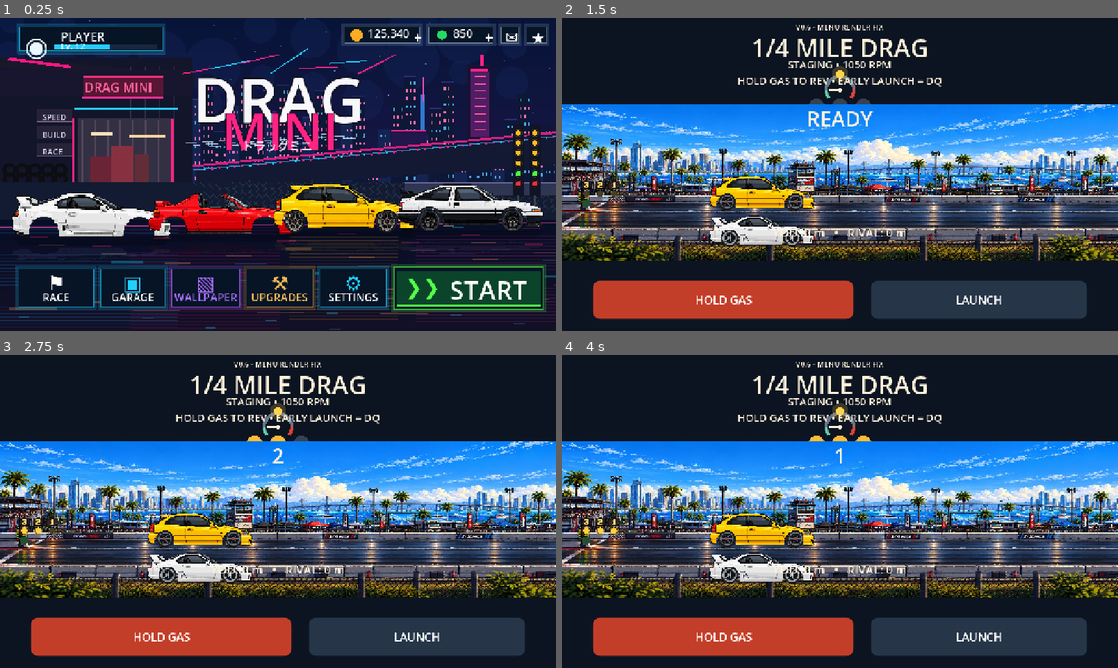
Above: before the commit, frames 1-4 (two rows, left to right).
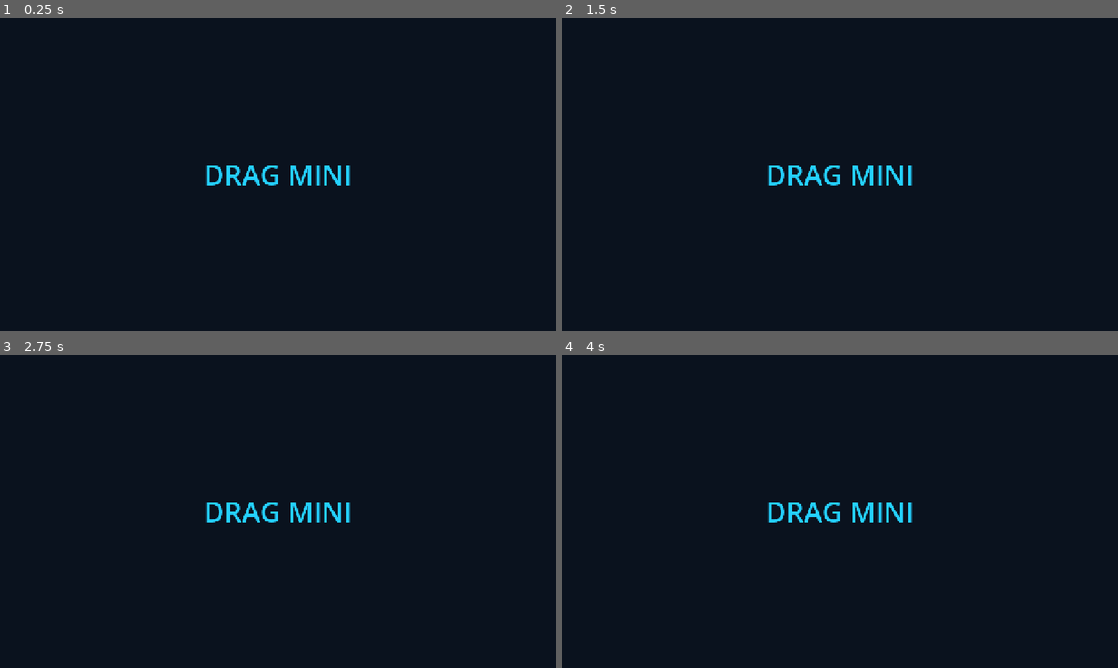
Above: after the commit, the same moments.

Repository: 1993velezpadilla-source/Drag-mini
Game: Godot game, scene res://scenes/main.tscn
Same seed, same stepped clock (60 frames per second), same inputs: the game is played once before the commit and once after it.
Inputs (mouse positions are in pixels of both pictures, inside the frame that each line leads up to):
- Up to frame 1 (0.25 s): no input
- Up to frame 2 (1.5 s): click (1029, 287) at 0.52 s; tap Enter at 1.25 s; move the mouse to (962, 158) at 1.27 s; click (962, 158) at 1.42 s
- Up to frame 3 (2.75 s): tap Space at 2 s; drag from (166, 527) to (250, 574) at 2.02 s
- Up to frame 4 (4 s): tap Enter at 2.75 s; move the mouse to (895, 442) at 2.77 s; click (895, 442) at 2.92 s; tap Space at 3.5 s; drag from (812, 574) to (673, 464) at 3.52 s

The runs differ from the first frame. In frame 1, 57% of the frame differs, in the area x 0-100%, y 0-100%; in frame 2, 57%; in frame 3, 57%; in frame 4, 57%.
Error after the commit: Parse Error: Too many arguments for "_enter_wallpaper_mode()" call. Expected at most 0 but received 1. (res://scripts/main.gd:259)

Commit message:
feat: wire six independent portrait menus, career upgrades settings and persistence

Diff:
--- a/scripts/main.gd
+++ b/scripts/main.gd
@@ -1,9 +1,10 @@
 extends Control
 ## DRAG MINI v0.1: local offline race. Values are arcade balancing, not specs.
 const QUARTER_MILE_M := 402.336
+const Progression = preload("res://scripts/progression.gd")
 const WheelLayers = preload("res://scripts/wheel_layers.gd")
-const OfficialMenu = preload("res://scripts/native_main_menu.gd")
-const OfficialTrack = preload("res://scripts/official_track.gd")
+const PortraitShell = preload("res://scripts/portrait_shell.gd")
+const ProceduralTrack = preload("res://scripts/procedural_track.gd")
 # Menu background and controls are built by native_main_menu.gd.
 # The old composite menu image is deliberately NOT loaded at runtime.
 const CAR_PATHS := [
@@ -33,7 +34,14 @@
 var shift_feedback_until := 0.0
 var shift_feedback := ""
 var shift_feedback_label: Label
-var track_image: Texture2D
+var progress: RefCounted
+var race_distance_m := QUARTER_MILE_M
+var career_race := false
+var race_paid := false
+var nitrous_button: Button
+var notice := ""
+var wallpaper_touch_down := Vector2.ZERO
+var wallpaper_boost := 0.0
 var menu_overlay: Control
 var throttle_held := false
 var gas_finger := -1
@@ -62,7 +70,12 @@
 var wallpaper_mode := false
 
 func _ready() -> void:
-    _load_garage()
+    progress = Progression.new()
+    progress.load_game()
+    selected = progress.selected
+    auto_shift = progress.auto_shift
+    if OS.get_name() == "Android":
+        DisplayServer.screen_set_orientation(DisplayServer.SCREEN_PORTRAIT)
     wallpaper_bridge = preload("res://scripts/wallpaper_bridge.gd").new()
     wallpaper_bridge.plugin_ready.connect(_on_wallpaper_plugin_ready)
     add_child(wallpaper_bridge)
@@ -73,13 +86,10 @@
         images.append(tex)
         if tex != null:
             visual_cars.append(WheelLayers.build(tex, visual_cars.size()))
-    if ResourceLoader.exists(OfficialTrack.TRACK_PATH):
-        track_image = load(OfficialTrack.TRACK_PATH) as Texture2D
-    else:
-        push_warning("OFFICIAL TRACK SOURCE IMAGE MISSING: " + OfficialTrack.TRACK_PATH)
+    ProceduralTrack.load_world()
     _make_ui()
-    menu_overlay = OfficialMenu.new()
-    menu_overlay.name = "NativeMainMenu"
+    menu_overlay = PortraitShell.new()
+    menu_overlay.name = "PortraitMenu"
     menu_overlay.action_selected.connect(_menu_action)
     add_child(menu_overlay)
     menu_overlay.set_anchors_and_offsets_preset(Control.PRESET_FULL_RECT)
@@ -137,31 +147,28 @@
     return label
 
 func _make_ui() -> void:
-    title_label = _label("DRAG MINI", 0.04, 0.14, 57)
-    build_label = _label("V0.6 • MENU RENDER FIX", 0.008, 0.048, 17)
-    detail_label = _label("", 0.63, 0.74, 27)
-    telemetry_label = _label("", 0.125, 0.185, 24)
-    message_label = _label("", 0.72, 0.80, 24)
-    shift_feedback_label = _label("", 0.35, 0.42, 42)
+    title_label = _label("DRAG MINI", 0.035, 0.108, 36)
+    build_label = _label("DRAG MINI • STREET RACING", 0.007, 0.041, 13)
+    detail_label = _label("", 0.26, 0.328, 19)
+    telemetry_label = _label("", 0.108, 0.179, 19)
+    message_label = _label("", 0.765, 0.82, 17)
+    shift_feedback_label = _label("", 0.365, 0.427, 34)
     shift_feedback_label.visible = false
-    countdown_label = _label("", 0.275, 0.355, 48)
+    countdown_label = _label("", 0.333, 0.401, 43)
     countdown_label.visible = false
-    prev_button = _button("<", 0.04, 0.78, 0.20, 0.86)
-    next_button = _button(">", 0.80, 0.78, 0.96, 0.86)
-    mode_button = _button("MANUAL", 0.21, 0.78, 0.79, 0.86)
-    race_button = _button("RACE 1/4 MILE", 0.07, 0.88, 0.93, 0.97, true)
-    wallpaper_button = _button("WALLPAPER", 0.56, 0.88, 0.94, 0.97)
-    wallpaper_button.visible = OS.get_name() == "Android"
-    if wallpaper_button.visible:
-        race_button.anchor_right = 0.56
-    throttle_button = _button("HOLD GAS", 0.05, 0.83, 0.53, 0.97, true)
-    shift_button = _button("SHIFT +", 0.55, 0.83, 0.95, 0.97)
-    # A GUI Button uses mouse emulation, losing held GAS on second touch.
-    # UI remains decorative; the per-finger touch router below is authoritative.
+    prev_button = _button("<", 0.04, 0.70, 0.2, 0.77)
+    next_button = _button(">", 0.8, 0.70, 0.96, 0.77)
+    mode_button = _button("MANUAL", 0.21, 0.70, 0.79, 0.77)
+    race_button = _button("RACE", 0.07, 0.86, 0.93, 0.97, true)
+    wallpaper_button = _button("WALLPAPER", 0.55, 0.86, 0.94, 0.97)
+    throttle_button = _button("HOLD GAS", 0.035, 0.832, 0.52, 0.969, true)
+    shift_button = _button("LAUNCH", 0.54, 0.832, 0.965, 0.969)
+    nitrous_button = _button("N2O BOOST", 0.62, 0.764, 0.965, 0.830)
     throttle_button.mouse_filter = Control.MOUSE_FILTER_IGNORE
     shift_button.mouse_filter = Control.MOUSE_FILTER_IGNORE
-    retry_button = _button("RETRY", 0.05, 0.83, 0.47, 0.97, true)
-    garage_button = _button("GARAGE", 0.53, 0.83, 0.95, 0.97)
+    nitrous_button.mouse_filter = Control.MOUSE_FILTER_IGNORE
+    retry_button = _button("RETRY", 0.035, 0.837, 0.485, 0.969, true)
+    garage_button = _button("HOME", 0.515, 0.837, 0.965, 0.969)
     prev_button.pressed.connect(func(): _select_car(-1))
     next_button.pressed.connect(func(): _select_car(1))
     mode_button.pressed.connect(_toggle_mode)
@@ -170,77 +177,135 @@
     garage_button.pressed.connect(_show_main_menu)
     wallpaper_button.pressed.connect(_request_wallpaper)
 
+func _state() -> Dictionary:
+    var model: Dictionary = CARS[selected]
+    var tuning: Dictionary = progress.performance(selected)
+    var part_states: Array = []
+    for part in Progression.PARTS:
+        part_states.append({"id":part["id"], "name":part["title"],
+            "level":progress.level(selected, part["id"]),
+            "cost":progress.price(selected, part["id"])})
+    var story: Dictionary = Progression.STORY[progress.stage]
+    return {
+        "car":selected, "car_name":model["name"],
+        "power":float(model["torque"]) * float(tuning["torque"]) * 1.38,
+        "cash":progress.cash, "wins":progress.wins,
+        "level":1 + int(progress.xp / 350),
+        "stage":progress.stage, "story":story["title"],
+        "story_prize":story["reward"],
+        "story_distance":_distance_name(float(story["distance"])),
+        "distance_choice":progress.distance_choice,
+        "auto_shift":progress.auto_shift, "kmh":progress.show_kmh,
+        "vibration":progress.vibrations, "dynamic":progress.dynamic_time,
+        "wallpaper_interactive":progress.wallpaper_interactive,
+        "parts":part_states, "notice":notice
+    }
+
+func _distance_name(meters: float) -> String:
+    if meters < 300.0:
+        return "1/8 MILE"
+    if meters < 600.0:
+        return "1/4 MILE"
+    if meters < 1100.0:
+        return "1/2 MILE"
+    return "1 MILE"
+
+func _present(page: String) -> void:
+    for child in get_children():
+        if child is Button or child is Label:
+            child.visible = false
+    screen = page
+    menu_overlay.visible = true
+    menu_overlay.set_anchors_and_offsets_preset(Control.PRESET_FULL_RECT)
+    menu_overlay.present(page, _state())
+    queue_redraw()
+
 func _menu_action(action: String) -> void:
+    if action.begins_with("upgrade:"):
+        var part_id := action.trim_prefix("upgrade:")
+        if progress.purchase(selected, part_id):
+            notice = part_id.to_upper() + " UPGRADED!"
+            if OS.get_name() == "Android" and progress.vibrations:
+                Input.vibrate_handheld(35)
+        else:
+            var cost: int = progress.price(selected, part_id)
+            notice = "MAX LEVEL" if cost == 0 else "NEED $%d MORE" % maxi(0, cost - progress.cash)
+        _present("upgrades")
+        return
+    if action.begins_with("distance:"):
+        progress.distance_choice = clampi(int(action.trim_prefix("distance:")), 0, 3)
+        progress.save_game()
+        _present("race_select")
+        return
     match action:
-        "race", "start":
+        "start":
+            career_race = false
+            race_distance_m = float(Progression.DISTANCES[progress.distance_choice])
             _start_race()
-        "garage":
-            _show_garage()
-        "wallpaper":
-            # No false positive: communicate actual error if Android plugin fails.
-            _show_garage()
+        "career_start":
+            career_race = true
+            race_distance_m = float(Progression.STORY[progress.stage]["distance"])
+            _start_race()
+        "menu": _show_main_menu()
+        "garage": _show_garage()
+        "race", "race_select": _present("race_select")
+        "career": _present("career")
+        "upgrades": _present("upgrades")
+        "settings": _present("settings")
+        "wallpaper": _present("wallpaper")
+        "wallpaper_apply":
             _request_wallpaper()
-        "upgrades", "settings":
-            _show_garage()
-            message_label.text = action.to_upper() + " — COMING SOON"
+            _present("wallpaper")
+        "wallpaper_preview": _enter_wallpaper_mode(false)
+        "car_prev": _select_car(-1)
+        "car_next": _select_car(1)
+        "toggle_shift":
+            _toggle_mode()
+            _present("settings")
+        "toggle_units":
+            progress.show_kmh = not progress.show_kmh
+            progress.save_game()
+            _present("settings")
+        "toggle_vibration":
+            progress.vibrations = not progress.vibrations
+            progress.save_game()
+            _present("settings")
+        "toggle_time":
+            progress.dynamic_time = not progress.dynamic_time
+            progress.save_game()
+            _present("settings")
+        "toggle_wallpaper_touch":
+            progress.wallpaper_interactive = not progress.wallpaper_interactive
+            progress.save_game()
+            _present("settings")
         _:
             push_warning("Unknown menu action: " + action)
 
 func _show_main_menu() -> void:
-    screen = "menu"
+    wallpaper_mode = false
+    Engine.max_fps = 60
     throttle_held = false
     gas_finger = -1
     mouse_gas = false
-    for node in get_children():
-        if node is Button or node is Label:
-            node.visible = false
-    if menu_overlay != null:
-        menu_overlay.visible = true
-        menu_overlay.set_anchors_and_offsets_preset(Control.PRESET_FULL_RECT)
-    queue_redraw()
+    _present("menu")
 
 func _show_garage() -> void:
-    screen = "garage"
-    if menu_overlay != null:
-        menu_overlay.visible = false
-    build_label.visible = true
-    detail_label.visible = true
-    shift_feedback_label.visible = false
-    throttle_held = false
-    gas_finger = -1
-    mouse_gas = false
-    title_label.text = "DRAG MINI"
-    title_label.visible = true
-    telemetry_label.visible = false
-    message_label.visible = true
-    message_label.text = "4 starter cars · 6 free garage slots"
-    for btn in [prev_button, next_button, mode_button, race_button]:
-        btn.visible = true
-    for btn in [throttle_button, shift_button, retry_button, garage_button]:
-        btn.visible = false
-    wallpaper_button.visible = OS.get_name() == "Android"
-    countdown_label.visible = false
-    _update_garage()
-    queue_redraw()
+    notice = "Choose your ride. Every car has its own tuning."
+    _present("garage")
 
 func _select_car(step: int) -> void:
     selected = posmod(selected + step, CARS.size())
-    _save_garage()
-    _update_garage()
+    progress.selected = selected
+    progress.save_game()
+    _present(screen)
 
 func _toggle_mode() -> void:
     auto_shift = not auto_shift
-    _save_garage()
-    _update_garage()
+    progress.auto_shift = auto_shift
+    progress.save_game()
 
 func _update_garage() -> void:
-    mode_button.text = "AUTO SHIFT" if auto_shift else "MANUAL SHIFT"
-    detail_label.text = "%s  (%d/4)\n%s · ARCADE ENGINE\n%s" % [
-        CARS[selected]["name"], selected + 1,
-        "AUTOMATIC" if auto_shift else "MANUAL",
-        "Choose your ride and start a race"
-    ]
-    queue_redraw()
+    _present("garage")
 
 func _make_driver(car_id: int) -> Dictionary:
     return {"car_id":car_id, "speed":0.0, "distance":0.0,
